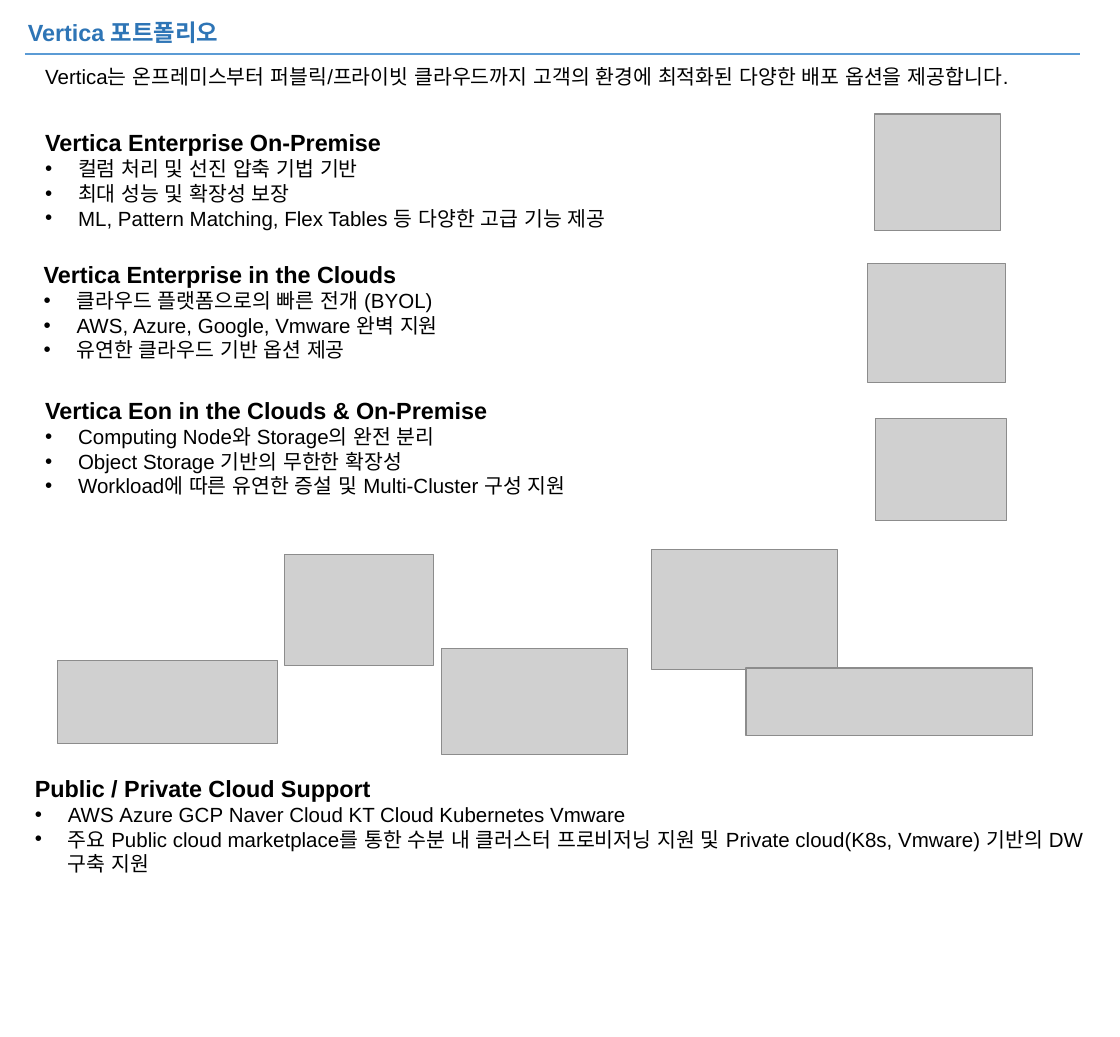
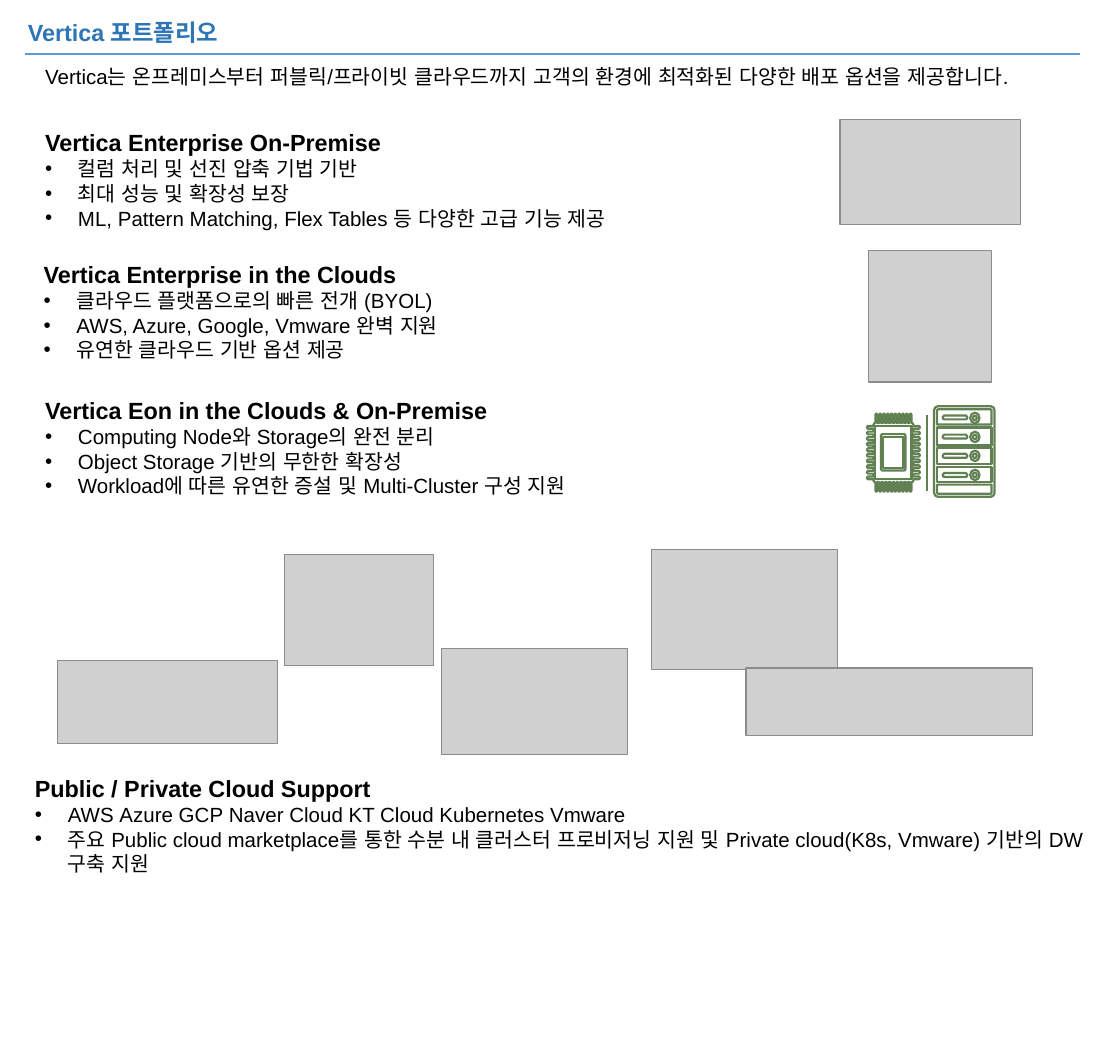
Before and after one commit to JIN0326/vertica_blog, a slide deck: slide 3 of 99ref/버티카_blog.pptx. Drawn at 1120x1037 pixels with LibreOffice and Linux fonts; fonts in the diff are those of the drawing; grey boxes stand for pictures. Boxes give left, top, right and bottom in pixels: in the first picture for what was removed or moved away, otherwise in the second. Text is boxed around its words. In the diff, an @@ line names an element or a change of style, - is before the commit and + after.

```diff
--- a/99ref/버티카_blog.pptx
+++ b/99ref/버티카_blog.pptx
@@ picture: place and size @@
-picture at (875,114,1000,231)
+picture at (840,119,1021,224)
@@ rectangle: place and size @@
-rectangle at (869,104,1006,241)
+rectangle at (863,112,1000,234)
@@ outline #FFFFFF 1 pt to none in 3 elements at (862,388,999,510), (863,112,1000,234), (862,256,999,378) @@
@@ rectangle: place and size @@
-rectangle at (868,254,1005,391)
+rectangle at (862,256,999,378)
@@ picture: place and size @@
-picture at (867,263,1005,382)
+picture at (869,250,991,381)
@@ rectangle: place and size @@
-rectangle at (872,401,1009,538)
+rectangle at (862,388,999,510)
@@ picture removed at (876,419,1007,522) @@
@@ group added at (867,407,996,497): 11 freeform shapes, 1 line @@
```
Also in this commit, not shown: 3 other slides changed, 1 slide removed, 3 other files.
